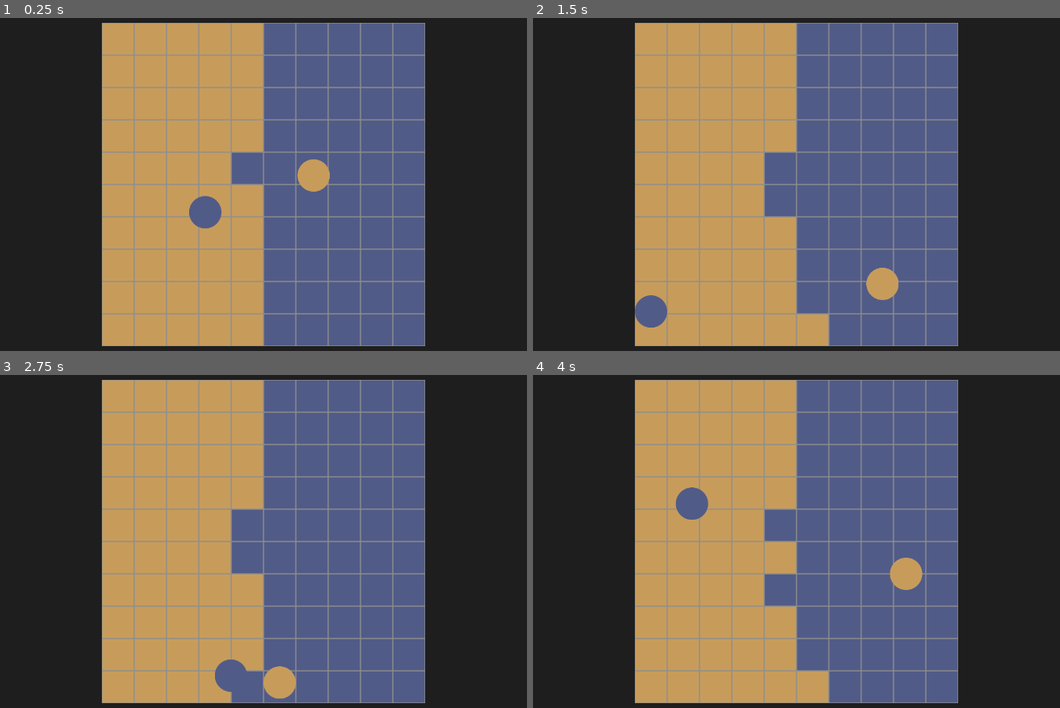
Above: before the commit, frames 1-4 (two rows, left to right).
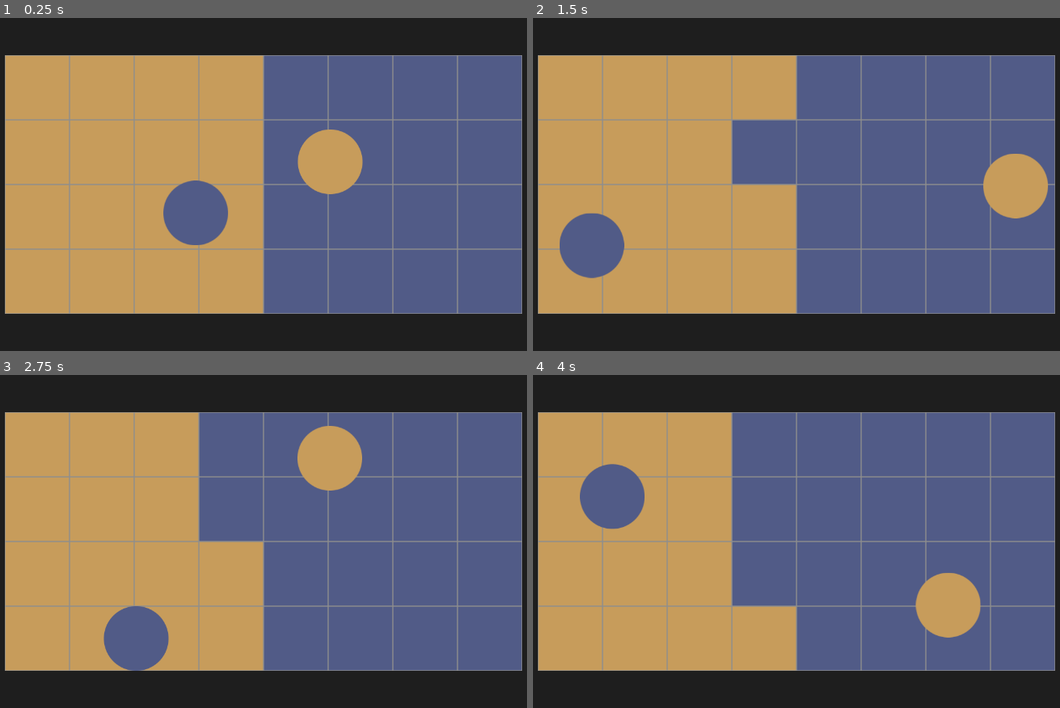
Above: after the commit, the same moments.

Repository: LiteFeather1/night-day-pong
Game: Godot game, scene res://scenes/main.tscn
The game is run twice, just before and just after one commit, with the same random seed, the same clock (stepped at 60 frames per second) and the same inputs.
Inputs:
- Up to frame 1 (0.25 s): no input
- Up to frame 2 (1.5 s): no input
- Up to frame 3 (2.75 s): no input
- Up to frame 4 (4 s): no input

The runs differ from the first frame. In frame 1, 46% of the frame differs, in the area x 0-100%, y 1-99%; in frame 2, 46%; in frame 3, 51%; in frame 4, 51%.

Commit message:
Removed game_scale variable

Diff:
--- a/scenes/block.gd
+++ b/scenes/block.gd
@@ -7,6 +7,7 @@
 @export var sprite_block: Sprite2D
 
 var prev_layer: int
+
 
 func set_line(colour: Color) -> void:
 	sprite_line.modulate = colour
--- a/scenes/block.tscn
+++ b/scenes/block.tscn
@@ -7,7 +7,6 @@
 size = Vector2(128, 128)
 
 [node name="Block" type="StaticBody2D" node_paths=PackedStringArray("sprite_line", "sprite_block")]
-scale = Vector2(0.5, 0.5)
 collision_layer = 0
 collision_mask = 0
 script = ExtResource("1_eioas")
--- a/scenes/main.gd
+++ b/scenes/main.gd
@@ -8,7 +8,6 @@
 @export var background_colour: Color
 
 @export var force: float = 10.0
-@export var game_scale: Vector2 = Vector2(.5, .5)
 
 @export var ball_scene: PackedScene = preload("res://scenes/ball.tscn")
 
@@ -25,8 +24,8 @@
 	RenderingServer.set_default_clear_color(background_colour)
 
 	# set camera pos
-	var center_x = collums * BLOCK_SIZE * game_scale.x
-	var center_y: float = rows * BLOCK_SIZE * game_scale.y  * .5
+	var center_x = collums * BLOCK_SIZE
+	var center_y: float = rows * BLOCK_SIZE * .5
 	camera_2d.position = Vector2(center_x, center_y)
 
 	# init block positions
@@ -39,9 +38,8 @@
 			for player in 2:
 				var block: Block = block_scene.instantiate()
 				var player_offset = player * center_x
-				var x_pos = x * BLOCK_SIZE * game_scale.x + player_offset
-				block.scale = game_scale
-				block.position = Vector2(x_pos, y * BLOCK_SIZE * game_scale.y)
+				var x_pos = x * BLOCK_SIZE + player_offset
+				block.position = Vector2(x_pos, y * BLOCK_SIZE)
 				block.set_line(line_colour)
 				block.set_layer(player, colours[colours.size() - player - 1])
 				block.name = str(player)
@@ -77,7 +75,6 @@
 func spawn_ball(index: int,pos: Vector2) -> void:
 		var ball: Ball = ball_scene.instantiate()
 		ball.set_id(index, colours[index])
-		ball.scale = game_scale
 		ball.position = pos
 		root.add_child.call_deferred(ball)
 		var f = force if index % 2 == 0 else -force
--- a/scenes/main.tscn
+++ b/scenes/main.tscn
@@ -17,8 +17,8 @@
 line_colour = Color(1, 1, 1, 0.498039)
 background_colour = Color(0.117647, 0.117647, 0.117647, 1)
 force = 1024.0
-collums = 5
-rows = 10
+collums = 4
+rows = 4
 edge_colliders = [NodePath("edge_collider/collision_shape_top"), NodePath("edge_collider/collision_shape_right"), NodePath("edge_collider/collision_shape_bot"), NodePath("edge_collider/collision_shape_left")]
 
 [node name="edge_collider" type="StaticBody2D" parent="."]
